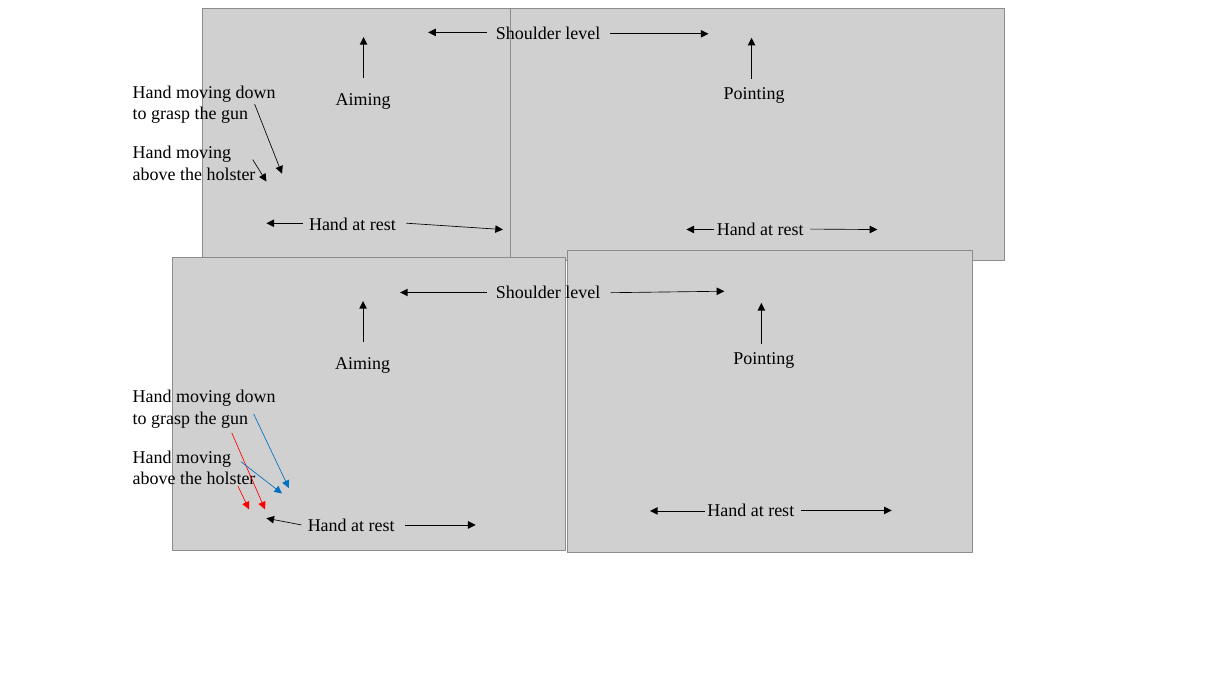
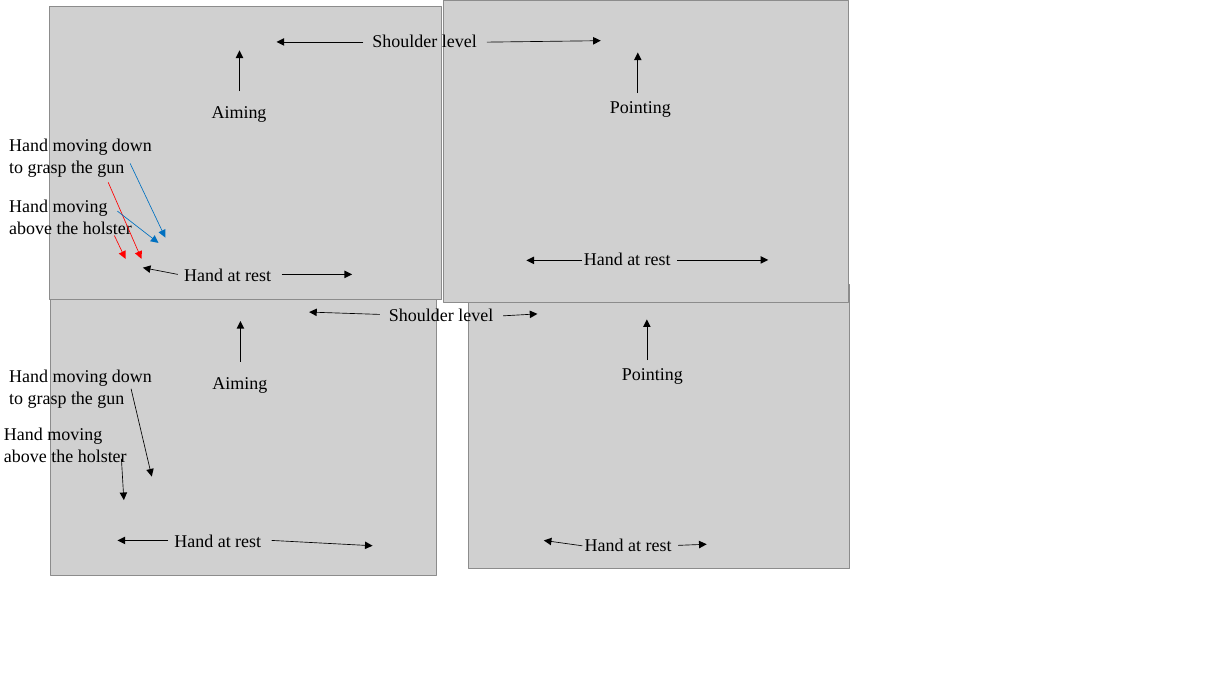
Before and after one commit to cyuab/k-scaling-factor-dtw, a slide deck: slide 1 of figures/GunPoint.pptx. Drawn at 1232x693 pixels with LibreOffice and Linux fonts; fonts in the diff are those of the drawing; grey boxes stand for pictures. Boxes give left, top, right and bottom in pixels: in the first picture for what was removed or moved away, otherwise in the second. Text is boxed around its words. In the diff, an @@ line names an element or a change of style, - is before the commit and + after.

```diff
--- a/figures/GunPoint.pptx
+++ b/figures/GunPoint.pptx
@@ picture removed at bbox=[202, 8, 535, 261] @@
@@ picture removed at bbox=[510, 8, 1005, 261] @@
@@ 12 arrows, 7 texts, 2 pictures: place and size @@
-12 arrows, 7 texts, 2 pictures at bbox=[133, 250, 972, 553]
+12 arrows, 7 texts, 2 pictures at bbox=[9, 0, 848, 302]
@@ picture added at bbox=[51, 288, 436, 576] @@
@@ text "Shoulder level": place and size @@
-text "Shoulder level" at bbox=[496, 25, 600, 43]
+text "Shoulder level" at bbox=[389, 307, 493, 325]
@@ picture added at bbox=[469, 285, 850, 569] @@
@@ 2 texts, 1 arrow: place and size @@
-2 texts, 1 arrow at bbox=[133, 37, 391, 124]
+2 texts, 1 arrow at bbox=[9, 321, 267, 408]
@@ arrow moved from (487, 32) - (428, 32) to (380, 314) - (310, 312) @@
@@ arrow moved from (610, 34) - (709, 34) to (504, 316) - (538, 314) @@
@@ arrow moved from (751, 79) - (751, 38) to (647, 360) - (647, 320) @@
@@ text "Pointing": place and size @@
-text "Pointing" at bbox=[724, 87, 785, 103]
+text "Pointing" at bbox=[622, 368, 683, 384]
@@ arrow moved from (255, 104) - (282, 174) to (131, 389) - (152, 477) @@
@@ text "Hand moving above the holster" rewrapped from bbox=[133, 145, 256, 180] to bbox=[4, 427, 127, 466] @@
@@ arrow moved from (253, 160) - (266, 181) to (121, 459) - (124, 500) @@
@@ text "Hand at rest": place and size @@
-text "Hand at rest" at bbox=[309, 217, 396, 230]
+text "Hand at rest" at bbox=[174, 534, 261, 547]
@@ text "Hand at rest": place and size @@
-text "Hand at rest" at bbox=[717, 222, 804, 235]
+text "Hand at rest" at bbox=[585, 538, 672, 551]
@@ arrow moved from (303, 224) - (266, 224) to (168, 541) - (117, 541) @@
@@ arrow moved from (407, 224) - (503, 229) to (272, 541) - (372, 546) @@
@@ arrow moved from (714, 229) - (687, 229) to (582, 546) - (544, 541) @@
@@ arrow moved from (811, 229) - (878, 229) to (678, 545) - (707, 544) @@
```
Also in this commit, not shown: 33 other files.
